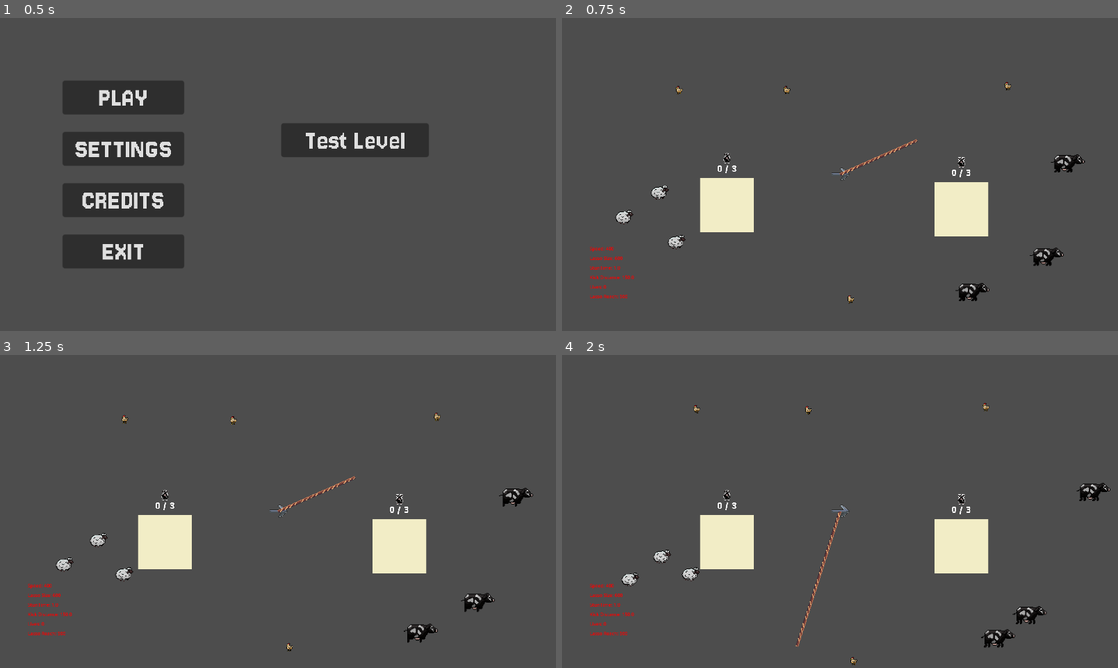
Above: before the commit, frames 1-4 (two rows, left to right).
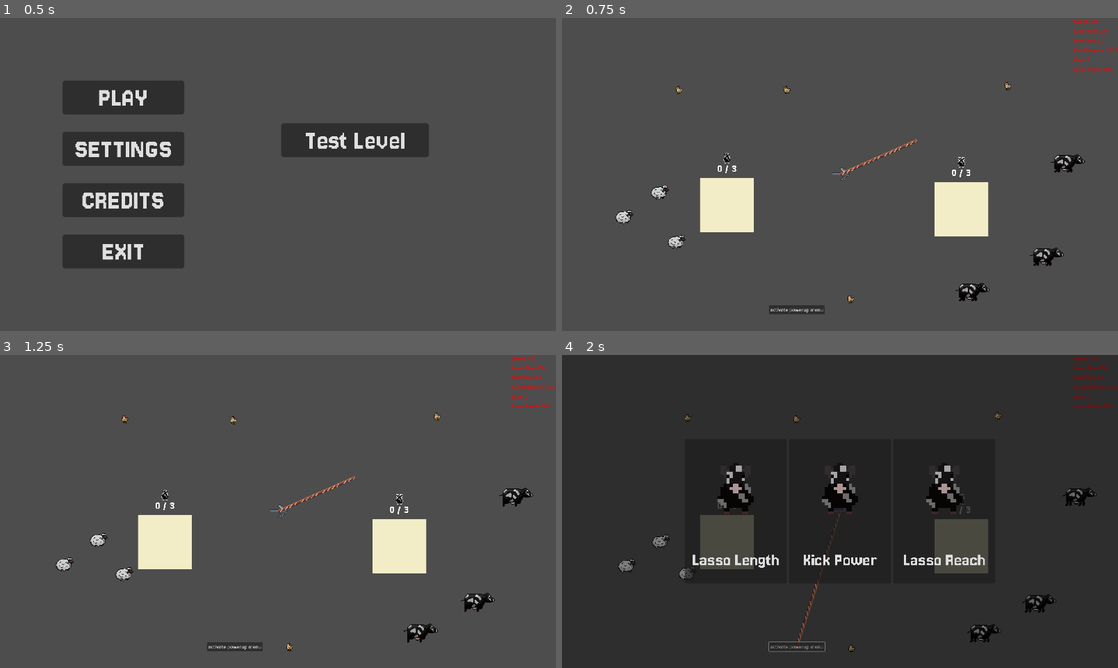
Above: after the commit, the same moments.

Repository: kinghos/GMTK-Game-Jam-2025
Game: Godot game, scene res://scenes/ui/title_screen.tscn
Same seed, same stepped clock (60 frames per second), same inputs: the game is played once before the commit and once after it.
Inputs (mouse positions are in pixels of both pictures, inside the frame that each line leads up to):
- Up to frame 1 (0.5 s): no input
- Up to frame 2 (0.75 s): click "Test Level" at 0.5 s
- Up to frame 3 (1.25 s): no input
- Up to frame 4 (2 s): click (795, 646) at 1.25 s, where only the run after the commit has a clickable "activate powerup menu"

Frame 1 is identical in both runs. In frame 2, 0.7% of the frame differs, in the area x 5-100%, y 0-95%; in frame 3, 0.7%; in frame 4, 99%, in the area x 0-100%, y 0-100%.

Commit message:
some fixes

Diff:
--- a/scenes/animals/animal.gd
+++ b/scenes/animals/animal.gd
@@ -28,6 +28,10 @@
 func _physics_process(delta: float) -> void:
 	if being_stunned or being_kicked:
 		return
+
+	# disable collision with other animals when in pen
+	if in_pen:
+		set_collision_mask_value(2, false)
 
 	velocity = direction * speed
 
--- a/scenes/lasso.gd
+++ b/scenes/lasso.gd
@@ -41,15 +41,11 @@
 			else:
 				finish_lasso()
 
-		# Find nearest lasso point to the player
-		var distance_to_player = INF
-		for point in points:
-			if player.global_position.distance_to(point) < distance_to_player:
-				nearest_lasso_point = point
-				distance_to_player = player.global_position.distance_to(point)
-
-	if nearest_lasso_point:
-		line_from_player.points = [player.global_position, nearest_lasso_point]
+	if !points.is_empty():
+		if Globals.player.global_position.distance_to(points[0]) > Globals.player_lasso_reach:
+			finish_lasso(true)
+		else:
+			line_from_player.points = [player.global_position, points[0]]
 	else:
 		var mouse_pos = get_global_mouse_position()
 		var direction = (mouse_pos - player.global_position).normalized()
@@ -78,9 +74,9 @@
 		tween.stop()
 	clear()
 
-func finish_lasso():
+func finish_lasso(cancel: bool = false):
 	is_drawing = false
-	if points.size() >= 3:
+	if points.size() >= 3 and not cancel:
 		close_shape()
 		update_polygon()
 		stun_animals_in_lasso()
--- a/scenes/levels/level_1.tscn
+++ b/scenes/levels/level_1.tscn
@@ -33,10 +33,10 @@
 animal_type = "Sheep"
 
 [node name="Button" type="Button" parent="." index="7"]
-offset_left = 378.0
-offset_top = 679.0
-offset_right = 570.0
-offset_bottom = 710.0
+offset_left = 130.0
+offset_top = 134.0
+offset_right = 322.0
+offset_bottom = 165.0
 text = "activate powerup menu"
 
 [node name="Sheep" parent="Animals/Sheep" index="0" instance=ExtResource("3_x42e6")]
--- a/scenes/levels/test_level.tscn
+++ b/scenes/levels/test_level.tscn
@@ -62,3 +62,12 @@
 
 [node name="Chicken4" parent="Animals/Chickens" index="3" instance=ExtResource("5_48ne7")]
 position = Vector2(1458, 131)
+
+[node name="Button" type="Button" parent="." index="8"]
+offset_left = 623.0
+offset_top = 889.0
+offset_right = 815.0
+offset_bottom = 920.0
+text = "activate powerup menu"
+
+[connection signal="pressed" from="Button" to="." method="_on_button_pressed"]
--- a/scenes/ui/game_ui.tscn
+++ b/scenes/ui/game_ui.tscn
@@ -118,14 +118,12 @@
 script = ExtResource("1_gwk6t")
 
 [node name="DebugValues" type="VBoxContainer" parent="."]
-anchors_preset = -1
-anchor_left = 0.05
-anchor_top = 0.9
-anchor_right = 0.1
-anchor_bottom = 0.9
-offset_top = -158.0
-offset_right = -60.0
-grow_vertical = 0
+anchors_preset = 1
+anchor_left = 1.0
+anchor_right = 1.0
+offset_left = -1.0
+offset_bottom = 188.0
+grow_horizontal = 0
 theme_override_constants/separation = 10
 
 [node name="PlayerSpeed" type="Label" parent="DebugValues"]
